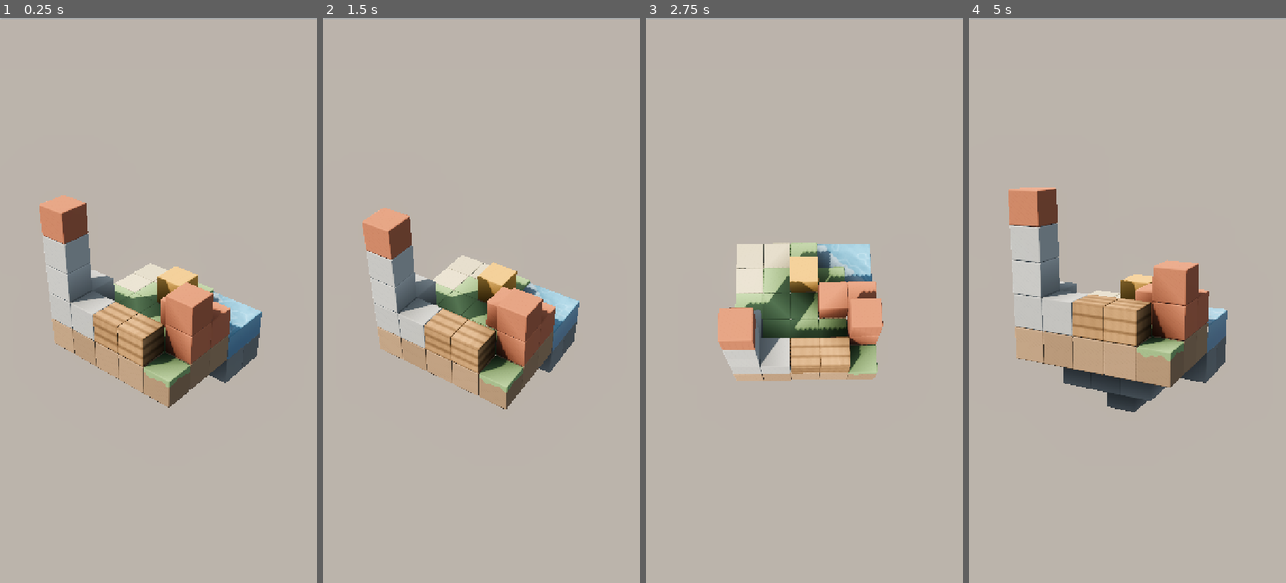
Above: before the commit, frames 1-4 (left to right).
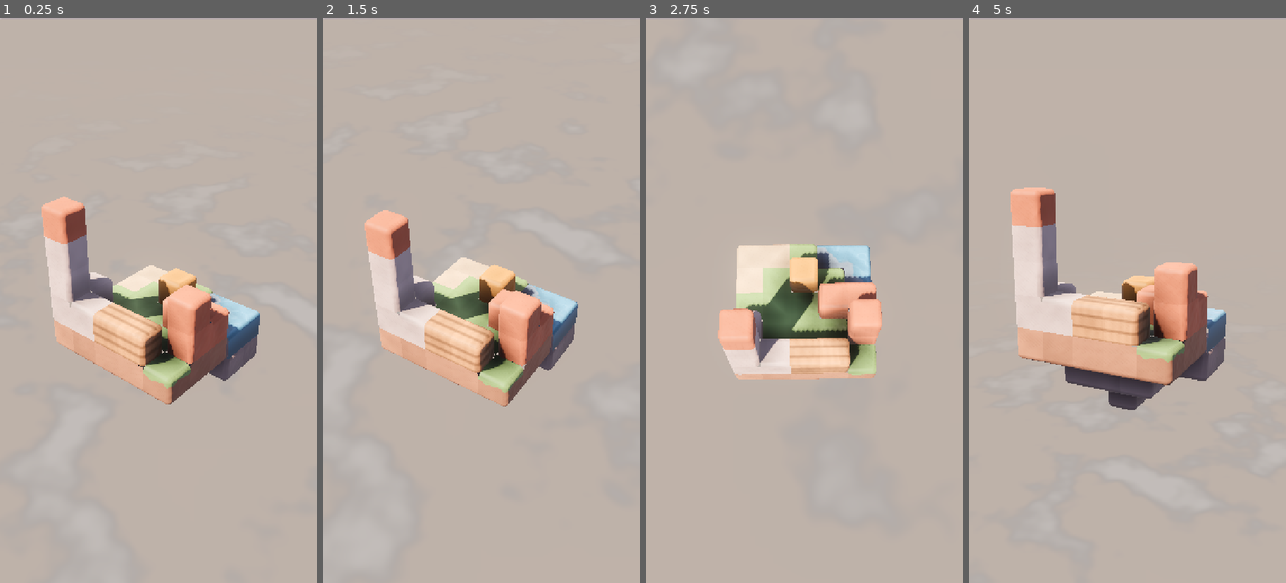
Above: after the commit, the same moments.

Repository: manpreetgugga/toolcourier
Game: Godot game, scene res://dev/test_diorama.tscn
Same seed, same stepped clock (60 frames per second), same inputs: the game is played once before the commit and once after it.
Inputs (mouse positions are in pixels of both pictures, inside the frame that each line leads up to):
- Up to frame 1 (0.25 s): no input
- Up to frame 2 (1.5 s): tap Enter at 0.5 s; move the mouse to (551, 272) at 0.52 s; click (551, 272) at 0.67 s; tap Space at 1.25 s; drag from (418, 328) to (465, 413) at 1.27 s
- Up to frame 3 (2.75 s): move the mouse to (836, 176) at 2.02 s; click (836, 176) at 2.17 s
- Up to frame 4 (5 s): tap Enter at 2.75 s; drag from (1111, 413) to (1032, 215) at 2.77 s; move the mouse to (1222, 385) at 3.52 s; click (1222, 385) at 3.67 s; tap Space at 4.25 s; drag from (1032, 215) to (1079, 159) at 4.27 s

The runs differ from the first frame. In frame 1, 7.9% of the frame differs, in the area x 12-83%, y 31-69%; in frame 2, 8.2%; in frame 3, 5.8%; in frame 4, 10%, in the area x 12-82%, y 30-70%.

Commit message:
Switch to a soft clay art direction
The bevelled-cube grid with tile grooves made the game read like an
existing block-puzzle title. Three alternatives were prototyped on the
test diorama (clay, storybook ink, natural isles) and clay was chosen.

BlockMesher now merges neighbouring blocks into one surface and rounds
only the outside edges of the combined shape (0.17 m radius, four
segments per edge, configurable). The groove mode is gone.

block.gdshader is now the clay surface: wrap lighting with a warm scatter
band at the terminator, a soft sheen, colour mottling and thumb dents
bumped with analytic noise gradients (screen-derivative bumps left
dashed artefacts along the noise lattice). Shared helpers live in
block_common.gdshaderinc.

The sky gains a sea of clouds below the diorama, projected from the view
direction so it turns with the camera, built from rotated gradient
noise and without TIME so the radiance map stays static. Palette and
world themes move to the clay colours, softer shadows and dusk skies.

docs/ gets a .gdignore so screenshots are not imported into the game;
the README records the art direction and the walking-mailbox courier.

Co-Authored-By: Claude Opus 5.5 <noreply@anthropic.com>

Diff:
--- a/render/BlockMaterials.gd
+++ b/render/BlockMaterials.gd
@@ -2,9 +2,9 @@
 extends RefCounted
 ## Shared block materials, one per block type, created on first use.
 ##
-## Every solid type uses block.gdshader with its palette colour; wood and grass
-## switch on a procedural pattern, and the accent type pulses so interactive
-## parts stand out. Water has its own shader.
+## Every solid type uses the clay block shader with its palette colour; wood
+## and grass switch on a procedural pattern, and the accent type pulses so
+## interactive parts stand out. Water has its own shader.
 
 const BLOCK_SHADER: Shader = preload("res://shaders/block.gdshader")
 const WATER_SHADER: Shader = preload("res://shaders/water.gdshader")
@@ -30,7 +30,9 @@
 	var mat := ShaderMaterial.new()
 	if block_type == &"water":
 		mat.shader = WATER_SHADER
-		mat.set_shader_parameter(&"water_color", Palette.BLOCK[&"water"])
+		var water: Color = Palette.block_color(&"water")
+		mat.set_shader_parameter(&"water_color", water)
+		mat.set_shader_parameter(&"deep_color", water.darkened(0.45))
 		return mat
 
 	mat.shader = BLOCK_SHADER
@@ -39,11 +41,11 @@
 			mat.set_shader_parameter(&"albedo", Palette.ACCENT)
 			mat.set_shader_parameter(&"pulse_strength", ACCENT_PULSE)
 		&"wood":
-			mat.set_shader_parameter(&"albedo", Palette.BLOCK[&"wood"])
+			mat.set_shader_parameter(&"albedo", Palette.block_color(&"wood"))
 			mat.set_shader_parameter(&"pattern", Pattern.WOOD)
 		&"grass":
-			mat.set_shader_parameter(&"albedo", Palette.BLOCK[&"grass"])
-			mat.set_shader_parameter(&"side_color", Palette.BLOCK[&"dirt"])
+			mat.set_shader_parameter(&"albedo", Palette.block_color(&"grass"))
+			mat.set_shader_parameter(&"side_color", Palette.block_color(&"dirt"))
 			mat.set_shader_parameter(&"pattern", Pattern.GRASS)
 		_:
 			mat.set_shader_parameter(&"albedo", Palette.block_color(block_type))
--- a/render/BlockMesher.gd
+++ b/render/BlockMesher.gd
@@ -2,26 +2,24 @@
 extends RefCounted
 ## Builds the merged mesh for a set of blocks.
 ##
-## Every block is a cube with rounded edges (radius [constant BEVEL], two
-## segments per edge). Each face is a 4x4 vertex grid laid out on the unit
-## cube and projected onto the rounded shape; the grid's outer ring lands on
-## the 45° line of the bevel, so a block's faces meet exactly and the surface
-## stays watertight.
+## Blocks are sculpted like clay: neighbouring blocks merge into one smooth
+## surface (faces that touch another solid block are culled), and only the
+## outside edges of the combined shape are rounded. Water merges with water.
 ##
-## Faces that touch another solid block are culled. Between solid blocks the
-## bevels are kept and meet in a shallow groove so the grid stays readable;
-## water merges seamlessly with neighbouring water. Ambient occlusion, a
+## Each face is a vertex grid laid out on the unit cube and projected onto the
+## rounded shape; the grid's outer ring lands on the 45° line of the bevel, so
+## faces meet exactly and the surface stays watertight. Ambient occlusion, a
 ## top/bottom tint and a per-block colour jitter are baked into vertex colours.
 ##
 ## The result has one surface per block type, so a level costs one draw call
 ## per material.
 
-const BEVEL: float = 0.04
-const INNER: float = 0.5 - BEVEL
+## Radius of the rounded outside edges.
+const DEFAULT_BEVEL: float = 0.17
+## Segments per half bevel; a full rounded edge has twice as many.
+const DEFAULT_STEPS: int = 2
 ## Brightness at full occlusion (AO 0); AO 3 maps to 1.0.
 const AO_MIN: float = 0.55
-## AO (0..1) at the bottom of the groove between two blocks.
-const GROOVE_AO: float = 0.45
 const TOP_TINT: float = 1.06
 const BOTTOM_TINT: float = 0.82
 const JITTER: float = 0.03
@@ -51,8 +49,6 @@
 	Vector3i(0, 1, 0), Vector3i(0, 1, 0),
 ]
 const FACE_UP: int = 2
-## Grid coordinates along each face tangent, on the unit cube.
-const GRID: Array[float] = [-0.5, -INNER, INNER, 0.5]
 
 
 class _Surface:
@@ -69,7 +65,6 @@
 	var origin: Vector3
 	var water: bool
 	var grass: bool
-	var grooved: bool
 	var exposed: Array[bool] = [false, false, false, false, false, false]
 	## Inner box of the rounded cube; a side without bevel extends to 0.5.
 	var lo: Vector3
@@ -82,19 +77,36 @@
 
 
 var _cells: Dictionary
-var _grooves: bool
+var _bevel: float
+var _inner: float
+## Segments per half bevel (each face rounds its edge from 0° to 45°).
+var _steps: int
+## Grid coordinates along each face tangent, on the unit cube.
+var _grid := PackedFloat32Array()
 var _surfaces: Dictionary = {}
 
 
-## [param cells] maps Vector3i -> block type (StringName). With
-## [param grooves] off, solid blocks merge seamlessly like water does.
-static func build(cells: Dictionary, grooves: bool = true) -> ArrayMesh:
-	return BlockMesher.new(cells, grooves)._build()
-
-
-func _init(cells: Dictionary, grooves: bool) -> void:
+## [param cells] maps Vector3i -> block type (StringName). [param bevel] is
+## the edge radius, [param steps] the segments per half bevel.
+static func build(cells: Dictionary, bevel: float = DEFAULT_BEVEL, steps: int = DEFAULT_STEPS) -> ArrayMesh:
+	return BlockMesher.new(cells, bevel, steps)._build()
+
+
+func _init(cells: Dictionary, bevel: float, steps: int) -> void:
 	_cells = cells
-	_grooves = grooves
+	_bevel = clampf(bevel, 0.005, 0.45)
+	_inner = 0.5 - _bevel
+	_steps = maxi(steps, 1)
+	# Offsets at evenly spaced bevel angles from 45° on the -side to 45° on the +side.
+	for k in range(_steps, -1, -1):
+		_grid.append(-_bevel_offset(k))
+	for k in range(0, _steps + 1):
+		_grid.append(_bevel_offset(k))
+
+
+## Position along a face tangent where the bevel has turned 45° * k / steps.
+func _bevel_offset(k: int) -> float:
+	return _inner + _bevel * tan(deg_to_rad(45.0 * k / _steps))
 
 
 func _build() -> ArrayMesh:
@@ -125,11 +137,12 @@
 	b.origin = Vector3(cell) + Vector3(0.5, 0.5, 0.5)
 	b.water = block_type == WATER
 	b.grass = block_type == GRASS
-	b.grooved = _grooves and not b.water
 	b.jitter = 1.0 if b.water else 1.0 + JITTER * _hash_signed(cell)
 	for face in 6:
 		b.exposed[face] = not _occludes(cell + DIRS[face], b.water)
-		var bound: float = INNER if (b.exposed[face] or b.grooved) else 0.5
+		# Round only where this side is open; a covered side runs flat into
+		# the neighbour so the two merge.
+		var bound: float = _inner if b.exposed[face] else 0.5
 		var axis: int = face >> 1
 		if face & 1 == 0:
 			b.hi[axis] = bound
@@ -145,7 +158,7 @@
 		s = _Surface.new()
 		_surfaces[block_type] = s
 	for face in 6:
-		if b.exposed[face] or b.grooved:
+		if b.exposed[face]:
 			_mesh_face(s, b, face)
 
 
@@ -153,16 +166,12 @@
 	var n := Vector3(DIRS[face])
 	var u := Vector3(TANGENT_U[face])
 	var v := Vector3(TANGENT_V[face])
+	var size: int = _grid.size()
 	var grid_index := PackedInt32Array()
-	grid_index.resize(16)
+	grid_index.resize(size * size)
 	grid_index.fill(-1)
-	for qj in 3:
-		for qi in 3:
-			if not b.exposed[face]:
-				var du: Vector3i = TANGENT_U[face] * (qi - 1)
-				var dv: Vector3i = TANGENT_V[face] * (qj - 1)
-				if _quad_hidden(b, DIRS[face], du, dv):
-					continue
+	for qj in size - 1:
+		for qi in size - 1:
 			_add_quad(s,
 				_grid_vertex(s, b, n, u, v, grid_index, qi, qj),
 				_grid_vertex(s, b, n, u, v, grid_index, qi + 1, qj),
@@ -170,30 +179,17 @@
 				_grid_vertex(s, b, n, u, v, grid_index, qi, qj + 1))
 
 
-## True when every cell around a culled quad (beside it, in front of it and
-## diagonally) is occupied, so no view can reach it. [param du]/[param dv] are
-## zero for the centre row/column of the face grid.
-func _quad_hidden(b: _Block, n: Vector3i, du: Vector3i, dv: Vector3i) -> bool:
-	for a in 2:
-		for c in 2:
-			for d in 2:
-				var offset: Vector3i = du * a + dv * c + n * d
-				if offset != Vector3i.ZERO and not _occludes(b.cell + offset, b.water):
-					return false
-	return true
-
-
 func _grid_vertex(s: _Surface, b: _Block, n: Vector3, u: Vector3, v: Vector3,
 		grid_index: PackedInt32Array, i: int, j: int) -> int:
-	var key: int = j * 4 + i
+	var key: int = j * _grid.size() + i
 	if grid_index[key] >= 0:
 		return grid_index[key]
 
 	# Point on the unit cube, projected onto the rounded cube around the inner box.
-	var q: Vector3 = n * 0.5 + u * GRID[i] + v * GRID[j]
+	var q: Vector3 = n * 0.5 + u * _grid[i] + v * _grid[j]
 	var inner: Vector3 = q.clamp(b.lo, b.hi)
 	var normal: Vector3 = (q - inner).normalized()
-	var p: Vector3 = inner + normal * BEVEL
+	var p: Vector3 = inner + normal * _bevel
 	if b.lowered:
 		p.y = -0.5 + (p.y + 0.5) * WATER_LEVEL
 
@@ -224,15 +220,14 @@
 
 
 ## Averages the voxel AO of every exposed face this vertex belongs to: one
-## face on a flat area, two on an edge bevel, three on a corner. A vertex that
-## only touches culled faces sits at the bottom of a groove.
+## face on a flat area, two on an edge bevel, three on a corner.
 func _vertex_ao(b: _Block, q: Vector3) -> float:
 	var corner := Vector3i(int(signf(q.x)), int(signf(q.y)), int(signf(q.z)))
 	var corner_index: int = int(q.x > 0.0) | (int(q.y > 0.0) << 1) | (int(q.z > 0.0) << 2)
 	var total: float = 0.0
 	var count: int = 0
 	for axis in 3:
-		if absf(q[axis]) > INNER + 0.0001:
+		if absf(q[axis]) > _inner + 0.0001:
 			var face: int = axis * 2 + (0 if q[axis] > 0.0 else 1)
 			if b.exposed[face]:
 				var slot: int = face * 8 + corner_index
@@ -240,7 +235,8 @@
 					b.ao_cache[slot] = _corner_ao(b, face, corner)
 				total += b.ao_cache[slot]
 				count += 1
-	return total / count if count > 0 else GROOVE_AO
+	# Every meshed vertex lies on an exposed face, so count is at least 1.
+	return total / maxi(count, 1)
 
 
 ## Classic voxel smooth lighting for one face corner, normalised to 0..1.
--- a/render/Palette.gd
+++ b/render/Palette.gd
@@ -2,19 +2,20 @@
 extends RefCounted
 ## Single source of truth for every colour in Tiny Courier.
 ##
-## All values are sRGB hex taken from the art bible. Block shaders, props,
-## packages and UI read from here so a palette tweak is a one-line change.
+## The game looks like a soft clay diorama: warm, slightly saturated pastels
+## under a dusk-tinted sky. Block shaders, props, packages and UI read from
+## here so a palette tweak is a one-line change. All values are sRGB.
 
 ## Base albedo per block type.
 const BLOCK: Dictionary = {
-	&"stone": Color("#B9B4AA"),
-	&"dark_stone": Color("#7E7A74"),
-	&"sand": Color("#E3CFA1"),
-	&"grass": Color("#8DB36B"),
-	&"dirt": Color("#A57D5A"),
-	&"wood": Color("#B9814F"),
-	&"brick": Color("#C86B4A"),
-	&"water": Color("#5FA8C9"),
+	&"stone": Color("#DCD3C6"),
+	&"dark_stone": Color("#A3968C"),
+	&"sand": Color("#F4DEAA"),
+	&"grass": Color("#8CCB6E"),
+	&"dirt": Color("#B98563"),
+	&"wood": Color("#DDA066"),
+	&"brick": Color("#E8845E"),
+	&"water": Color("#6EC6EA"),
 }
 
 ## The single accent used by every interactive part.
@@ -28,41 +29,46 @@
 	&"yellow": Color("#F3C623"),
 }
 
-## Courier robot colours.
-const COURIER_BODY: Color = Color("#F4EEDF")
-const COURIER_VISOR: Color = Color("#2B2D42")
-const COURIER_EYE: Color = Color("#5CE1E6")
-
-## Per-world look: background gradient, key light and ambient fill.
+## Per-world look: background gradient, cloud sea, key light and ambient fill.
 ## "sky_top" is the top of the screen, "sky_horizon" the bottom of the screen;
-## "sky_ground" is only used for the lower hemisphere of the ambient/radiance map.
+## "sky_ground" is only used for the lower hemisphere of the ambient/radiance
+## map. "clouds" is the coverage of the cloud sea below the diorama.
 const THEMES: Dictionary = {
 	&"meadow": {
-		"sky_top": Color("#8FB8DE"),
-		"sky_horizon": Color("#F5E6D3"),
-		"sky_ground": Color("#C9C2B4"),
-		"sun_color": Color("#FFF1DD"),
-		"sun_energy": 1.3,
-		"ambient_color": Color("#A9C3E0"),
-		"ambient_energy": 0.55,
+		"sky_top": Color("#C9B8E8"),
+		"sky_horizon": Color("#FDE3CF"),
+		"sky_ground": Color("#E8CDBE"),
+		"clouds": 0.55,
+		"cloud_color": Color("#FFF3EC"),
+		"sun_color": Color("#FFE1C2"),
+		"sun_energy": 1.55,
+		"ambient_color": Color("#B9AEE0"),
+		"ambient_energy": 0.42,
+		"shadow_blur": 3.0,
 	},
 	&"harbor": {
-		"sky_top": Color("#79B4D4"),
-		"sky_horizon": Color("#F2EEE2"),
-		"sky_ground": Color("#B8C7C9"),
-		"sun_color": Color("#FFF4E4"),
-		"sun_energy": 1.3,
-		"ambient_color": Color("#A4C8DE"),
-		"ambient_energy": 0.58,
+		"sky_top": Color("#9FC9E8"),
+		"sky_horizon": Color("#FBEFDF"),
+		"sky_ground": Color("#D3DDE0"),
+		"clouds": 0.6,
+		"cloud_color": Color("#FFFFFF"),
+		"sun_color": Color("#FFF0DC"),
+		"sun_energy": 1.5,
+		"ambient_color": Color("#A9C6E6"),
+		"ambient_energy": 0.45,
+		"shadow_blur": 3.0,
 	},
 	&"old_town": {
-		"sky_top": Color("#C3A3C4"),
-		"sky_horizon": Color("#F7D8B5"),
-		"sky_ground": Color("#CDB39E"),
-		"sun_color": Color("#FFE6C7"),
-		"sun_energy": 1.35,
-		"ambient_color": Color("#B7B4D6"),
-		"ambient_energy": 0.52,
+		"sky_top": Color("#E3A7B4"),
+		"sky_horizon": Color("#FCDDB8"),
+		"sky_ground": Color("#E5C3AE"),
+		"clouds": 0.5,
+		"cloud_color": Color("#FFE9DD"),
+		"sun_color": Color("#FFD8B0"),
+		"sun_energy": 1.55,
+		"ambient_color": Color("#C1AEDB"),
+		"ambient_energy": 0.42,
+		"shadow_blur": 3.0,
 	},
 }
 
--- a/render/StageLighting.gd
+++ b/render/StageLighting.gd
@@ -35,6 +35,10 @@
 	_sky_material.set_shader_parameter(&"top_color", t["sky_top"])
 	_sky_material.set_shader_parameter(&"horizon_color", t["sky_horizon"])
 	_sky_material.set_shader_parameter(&"ground_color", t["sky_ground"])
+	_sky_material.set_shader_parameter(&"cloud_amount", t["clouds"])
+	_sky_material.set_shader_parameter(&"cloud_color", t["cloud_color"])
+	# Soft penumbrae suit the clay look.
+	sun.shadow_blur = t["shadow_blur"]
 	# Block and water shaders tint their rim/fresnel with the sky.
 	var sky: Color = (t["sky_top"] as Color).srgb_to_linear()
 	RenderingServer.global_shader_parameter_set(&"sky_tint", Vector3(sky.r, sky.g, sky.b))
@@ -115,7 +119,6 @@
 	sun.directional_shadow_mode = DirectionalLight3D.SHADOW_PARALLEL_2_SPLITS
 	sun.directional_shadow_blend_splits = true
 	sun.directional_shadow_fade_start = 0.9
-	sun.shadow_blur = 1.5
 	# Unit cubes: a small constant bias plus moderate normal bias removes acne
 	# on flat tops without detaching contact shadows (peter-panning).
 	sun.shadow_bias = 0.03
--- a/shaders/block.gdshader
+++ b/shaders/block.gdshader
@@ -1,58 +1,19 @@
-// Tiny Courier block surface.
+// Tiny Courier block surface: soft clay.
 //
-// Albedo is the block type's palette colour multiplied by the shade
-// BlockMesher bakes into vertex colour (ambient occlusion, top/bottom tint,
-// per-block jitter).
-// A faint sky-tinted rim lifts silhouettes off the background. Optional
-// patterns: wood planks, and a grass cap over dirt sides.
+// BlockMesher merges and rounds the blocks so a level reads as one sculpted
+// lump. Wrap lighting with a warm scatter band at the terminator, a soft
+// sheen, hand-pressed colour mottling and shallow thumb dents.
 shader_type spatial;
 render_mode diffuse_burley, specular_schlick_ggx;
 
-// Linear sky colour, set per world by StageLighting.
-global uniform vec3 sky_tint;
+#include "res://shaders/block_common.gdshaderinc"
 
-uniform vec4 albedo : source_color = vec4(0.725, 0.706, 0.667, 1.0);
-// 0 = plain, 1 = wood planks, 2 = grass top over side_color.
-uniform int pattern : hint_range(0, 2) = 0;
-uniform vec4 side_color : source_color = vec4(0.647, 0.490, 0.353, 1.0);
-uniform float roughness : hint_range(0.0, 1.0) = 0.85;
-uniform float specular : hint_range(0.0, 1.0) = 0.2;
-uniform float rim_strength : hint_range(0.0, 1.0) = 0.12;
-// Peak emission of the interactive-part pulse (0 = no pulse).
-uniform float pulse_strength : hint_range(0.0, 1.0) = 0.0;
-uniform float pulse_period = 1.6;
-
-varying vec3 world_pos;
-varying vec3 world_normal;
-
-float hash(vec2 p) {
-	p = fract(p * vec2(234.34, 435.345));
-	p += dot(p, p + 34.23);
-	return fract(p.x * p.y);
-}
-
-// Three planks per block running along uv.x, with thin dark seams.
-vec3 wood(vec3 base, vec2 uv) {
-	float v = uv.y * 3.0;
-	float row = floor(v);
-	float seam_dist = abs(fract(v + 0.5) - 0.5);
-	float seam = 1.0 - smoothstep(0.035, 0.035 + fwidth(v) * 1.5, seam_dist);
-	float tone = hash(vec2(row, floor(uv.x * 0.5 + row * 0.37)));
-	float grain = sin(uv.x * 23.0 + sin(uv.x * 3.1 + row * 5.0) * 2.0 + row * 7.0);
-	vec3 col = base * (0.94 + 0.1 * tone) * (1.0 - 0.025 * grain);
-	return col * (1.0 - 0.3 * seam);
-}
-
-// Grass on top faces, with a wavy lip hanging over the dirt sides of blocks
-// whose top is open (flag in vertex alpha).
-vec3 grass(vec3 top, vec3 side, float top_open) {
-	float height = fract(world_pos.y - 0.002);
-	vec2 p = world_pos.xz;
-	float wobble = 0.045 * sin(p.x * 9.0 + p.y * 7.0) + 0.025 * sin((p.x - p.y) * 19.0);
-	float lip = smoothstep(0.80 + wobble, 0.815 + wobble, height) * step(-0.3, world_normal.y);
-	float cover = max(smoothstep(0.55, 0.7, world_normal.y), lip) * top_open;
-	return mix(side, top, cover);
-}
+uniform float wrap : hint_range(0.0, 1.0) = 0.3;
+uniform vec3 scatter_color : source_color = vec3(1.0, 0.5, 0.35);
+uniform float scatter_strength : hint_range(0.0, 1.0) = 0.3;
+uniform float sheen : hint_range(0.0, 1.0) = 0.14;
+// Depth of the thumb dents in metres.
+uniform float dent_depth = 0.02;
 
 void vertex() {
 	world_pos = (MODEL_MATRIX * vec4(VERTEX, 1.0)).xyz;
@@ -60,19 +21,25 @@
 }
 
 void fragment() {
-	vec3 base = albedo.rgb;
-	if (pattern == 1) {
-		base = wood(base, UV);
-	} else if (pattern == 2) {
-		base = grass(base, side_color.rgb, COLOR.a);
-	}
-	// The baked shade is a perceptual brightness stored at half scale;
-	// apply it in linear space.
-	ALBEDO = base * pow(COLOR.rgb * 2.0, vec3(2.2));
-	ROUGHNESS = roughness;
-	SPECULAR = specular;
+	vec3 base = block_base(UV, COLOR.a, 0.74);
+	float mottle = surface_noise(world_pos * 2.1 + 3.7, world_normal);
+	base *= 0.94 + 0.12 * mottle;
+	ALBEDO = base * block_shade(COLOR);
 
-	float rim = pow(1.0 - clamp(dot(NORMAL, VIEW), 0.0, 1.0), 3.0) * rim_strength;
-	float pulse = pulse_strength * (0.5 - 0.5 * cos(TIME * TAU / pulse_period));
-	EMISSION = sky_tint * rim + albedo.rgb * pulse;
+	vec3 dents = surface_noise_grad(world_pos, world_normal, 3.3)
+		+ 0.5 * surface_noise_grad(world_pos + 11.0, world_normal, 7.9);
+	NORMAL = bumped_view_normal(world_normal, dents, dent_depth, VIEW_MATRIX);
+	ROUGHNESS = 0.6;
+	SPECULAR = 0.3;
+	EMISSION = block_emission(NORMAL, VIEW, TIME);
 }
+
+void light() {
+	float diff = clamp((dot(NORMAL, LIGHT) + wrap) / (1.0 + wrap), 0.0, 1.0);
+	float terminator = diff * (1.0 - diff) * 4.0;
+	vec3 lit = vec3(diff) + scatter_color * terminator * scatter_strength;
+	DIFFUSE_LIGHT += lit * ATTENUATION * LIGHT_COLOR / PI;
+	vec3 half_vector = normalize(VIEW + LIGHT);
+	float spec = pow(max(dot(NORMAL, half_vector), 0.0), 18.0) * sheen;
+	SPECULAR_LIGHT += spec * ATTENUATION * LIGHT_COLOR / PI;
+}
--- a/shaders/sky_gradient.gdshader
+++ b/shaders/sky_gradient.gdshader
@@ -3,8 +3,12 @@
 // The camera always looks down at the diorama, so a world-space gradient
 // would only ever show the lower hemisphere. The visible background therefore
 // uses a screen-space gradient (top of screen -> horizon colour at the bottom)
-// with a faint radial vignette. The radiance/ambient cubemap pass uses a
-// direction-based version of the same colours so reflections stay coherent.
+// with a faint radial vignette and a sea of clouds below the diorama
+// (projected from the view direction, so it turns with the camera). The
+// radiance/ambient cubemap pass uses a direction-based version of the same
+// colours so reflections stay coherent.
+//
+// No TIME: an animated sky would force the radiance map to update every frame.
 shader_type sky;
 
 uniform vec3 top_color : source_color = vec3(0.561, 0.722, 0.871);
@@ -16,6 +20,46 @@
 uniform float vignette_strength : hint_range(0.0, 0.5) = 0.10;
 // Overall background brightness before tonemapping.
 uniform float energy : hint_range(0.0, 2.0) = 1.0;
+// Coverage of the cloud sea below the diorama (0 = none).
+uniform float cloud_amount : hint_range(0.0, 1.0) = 0.0;
+uniform vec3 cloud_color : source_color = vec3(1.0);
+uniform float cloud_scale = 3.0;
+
+float hash(vec2 p) {
+	p = fract(p * vec2(234.34, 435.345));
+	p += dot(p, p + 34.23);
+	return fract(p.x * p.y);
+}
+
+// Gradient noise around 0.5; rounder than value noise, so thresholded
+// clouds don't show the lattice.
+float gradient_noise(vec2 p) {
+	vec2 i = floor(p);
+	vec2 f = fract(p);
+	vec2 u = f * f * f * (f * (f * 6.0 - 15.0) + 10.0);
+	float ga = hash(i) * TAU;
+	float gb = hash(i + vec2(1.0, 0.0)) * TAU;
+	float gc = hash(i + vec2(0.0, 1.0)) * TAU;
+	float gd = hash(i + vec2(1.0, 1.0)) * TAU;
+	float a = dot(vec2(cos(ga), sin(ga)), f);
+	float b = dot(vec2(cos(gb), sin(gb)), f - vec2(1.0, 0.0));
+	float c = dot(vec2(cos(gc), sin(gc)), f - vec2(0.0, 1.0));
+	float d = dot(vec2(cos(gd), sin(gd)), f - vec2(1.0, 1.0));
+	return 0.5 + 0.7 * mix(mix(a, b, u.x), mix(c, d, u.x), u.y);
+}
+
+// Octaves are rotated against each other to hide axis alignment.
+float fbm(vec2 p) {
+	const mat2 turn = mat2(vec2(0.8, 0.6), vec2(-0.6, 0.8));
+	float sum = 0.0;
+	float amp = 0.5;
+	for (int i = 0; i < 4; i++) {
+		sum += gradient_noise(p) * amp;
+		p = turn * p * 2.03 + vec2(17.1, 9.2);
+		amp *= 0.5;
+	}
+	return sum / 0.9375;
+}
 
 vec3 direction_gradient(vec3 dir) {
 	float h = dir.y;
@@ -25,6 +69,23 @@
 	return mix(horizon_color, ground_color, pow(clamp(-h, 0.0, 1.0), 0.7));
 }
 
+// Puffy cloud tops on a plane below the camera, fading into haze towards
+// the horizon.
+vec3 cloud_sea(vec3 dir, vec3 col) {
+	if (cloud_amount <= 0.0 || dir.y > -0.01) {
+		return col;
+	}
+	vec2 p = dir.xz / -dir.y * cloud_scale;
+	float n = fbm(p);
+	float threshold = 0.6 - 0.16 * cloud_amount;
+	float body = smoothstep(threshold, threshold + 0.1, n);
+	// Lighter crowns, slightly shaded undersides.
+	float crown = smoothstep(threshold + 0.05, threshold + 0.2, n);
+	vec3 cloud = cloud_color * mix(0.86, 1.04, crown);
+	float haze = smoothstep(0.15, 0.5, -dir.y);
+	return mix(col, cloud, body * haze * 0.9);
+}
+
 void sky() {
 	if (AT_CUBEMAP_PASS) {
 		COLOR = direction_gradient(EYEDIR) * energy;
@@ -32,6 +93,7 @@
 		// SCREEN_UV.y is 0 at the top of the screen.
 		float t = pow(clamp(1.0 - SCREEN_UV.y, 0.0, 1.0), gradient_curve);
 		vec3 col = mix(horizon_color, top_color, t);
+		col = cloud_sea(EYEDIR, col);
 		vec2 centered = SCREEN_UV - vec2(0.5);
 		float v = smoothstep(0.35, 0.95, length(centered * vec2(1.0, 0.8)) * 1.25);
 		col *= 1.0 - vignette_strength * v;
--- a/shaders/water.gdshader
+++ b/shaders/water.gdshader
@@ -14,8 +14,8 @@
 uniform vec4 deep_color : source_color = vec4(0.204, 0.455, 0.596, 1.0);
 uniform vec4 foam_color : source_color = vec4(0.945, 0.969, 0.976, 1.0);
 uniform float swell_height = 0.025;
-uniform float ripple_strength = 0.09;
-uniform float caustic_strength = 0.12;
+uniform float ripple_strength = 0.06;
+uniform float caustic_strength = 0.08;
 uniform float foam_strength = 0.6;
 
 varying vec3 world_pos;
Not shown, added: docs/.gdignore
Binary file added: docs/screenshots/clay_closeup.png
Binary file added: docs/screenshots/look_comparison.png
Not shown, removed: docs/screenshots/step1.png.import
Binary file removed: docs/screenshots/step2.png
Not shown, removed: docs/screenshots/step2.png.import
Binary file removed: docs/screenshots/step2_closeup.png
Not shown, removed: docs/screenshots/step2_closeup.png.import
Binary file changed: docs/screenshots/step3_orbit.png
Binary file changed: docs/screenshots/step3_tap.png
Not shown, changed: shaders/block.gdshader.uid
Not shown, added: shaders/block_common.gdshaderinc
(and 1 more such lines)
